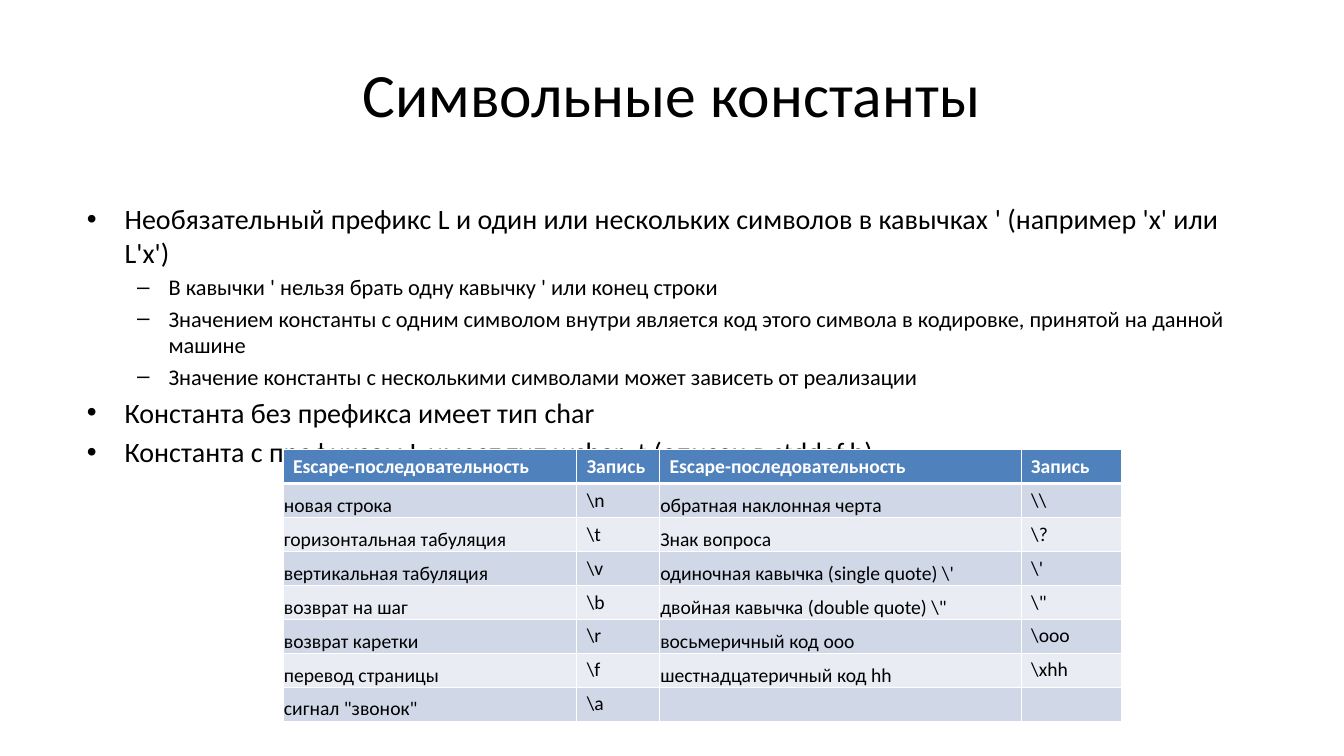
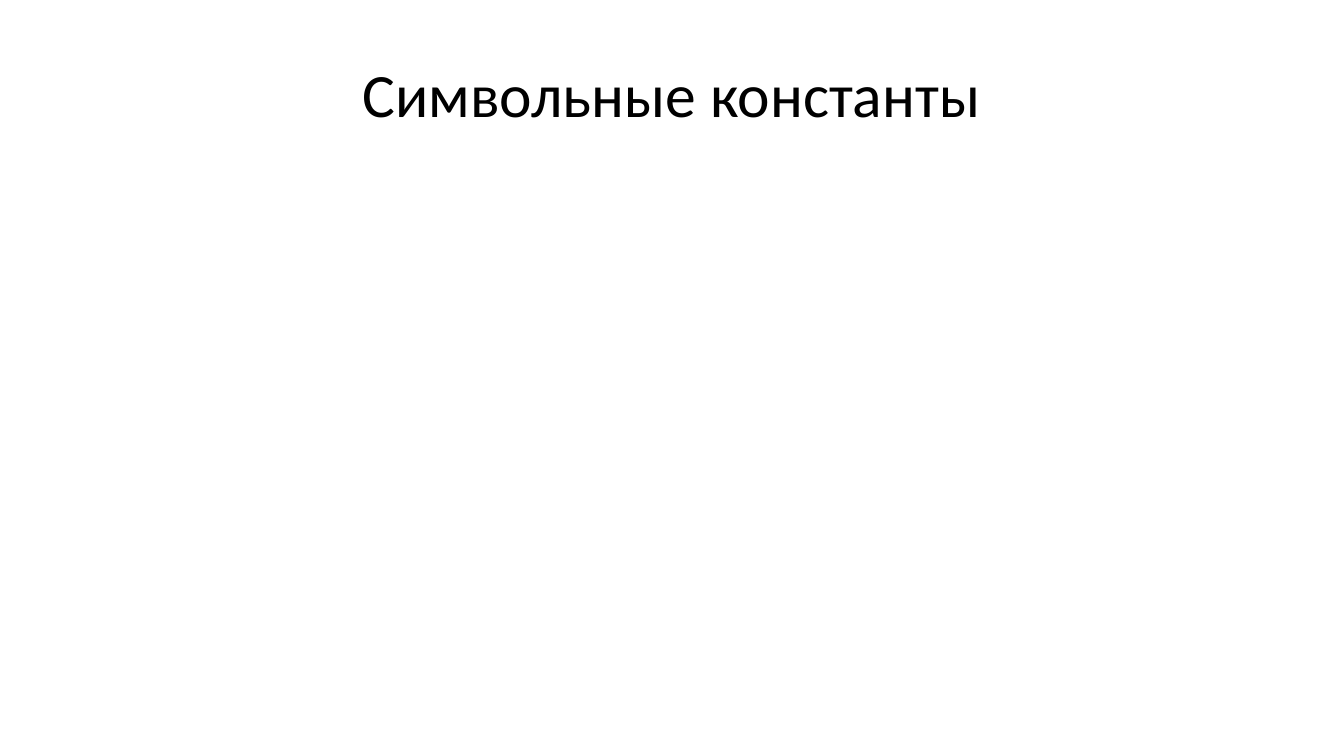
Before and after one commit to Evgueni-Petrov-aka-espetrov/Algorithms-and-Programming-in-C-pptx, a slide deck: slide 87 of 02.5 Лексика и концепции языка Си.pptx (slide 22 before the commit). Drawn at 1344x756 pixels with LibreOffice and Linux fonts; fonts in the diff are those of the drawing. Boxes give left, top, right and bottom in pixels: in the first picture for what was removed or moved away, otherwise in the second. Text is boxed around its words. In the diff, an @@ line names an element or a change of style, - is before the commit and + after.

Commit message:
разбил на слои; написал про константы по одному шаблону; добавил несколько примеров

```diff
--- a/02.5 Лексика и концепции языка Си.pptx
+++ b/02.5 Лексика и концепции языка Си.pptx
@@ text removed at [125, 209, 1223, 469] @@
-• Необязательный префикс L и один или нескольких символов в кавычках ' (например 'х' или L'x')
-  – В кавычки ' нельзя брать одну кавычку ' или конец строки
-  – Значением константы с одним символом внутри является код этого символа в кодировке, принятой на данной машине
-  – Значение константы с несколькими символами может зависеть от реализации
-• Константа без префикса имеет тип char
-• Константа с префиксом L имеет тип wchar_t (описан в stddef.h)
@@ table removed at [283, 450, 1122, 719], 8 rows, 4 columns @@
-Escape-последовательность | Запись | Escape-последовательность | Запись
-новая строка | \n | обратная наклонная черта | \\
-горизонтальная табуляция | \t | Знак вопроса | \?
-вертикальная табуляция | \v | одиночная кавычка (single quote) \' | \'
-возврат на шаг | \b | двойная кавычка (double quote) \" | \"
-возврат каретки | \r | восьмеричный код ooo | \ooo
-перевод страницы | \f | шестнадцатеричный код hh | \xhh
-сигнал "звонок" | \a |  | 
```
Also in this commit, not shown: 24 other slides changed, 84 slides added, 3 slides removed.
